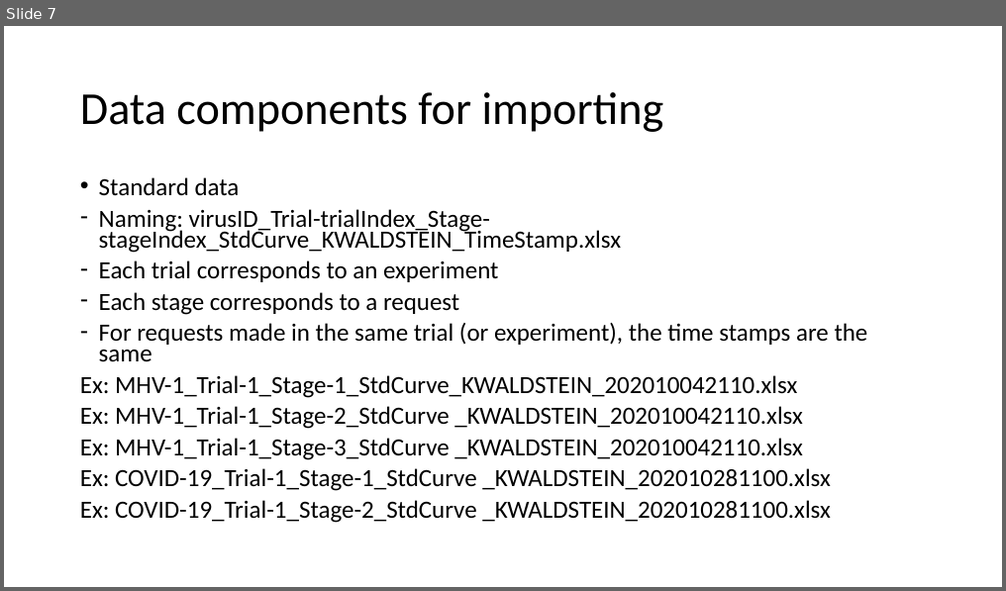
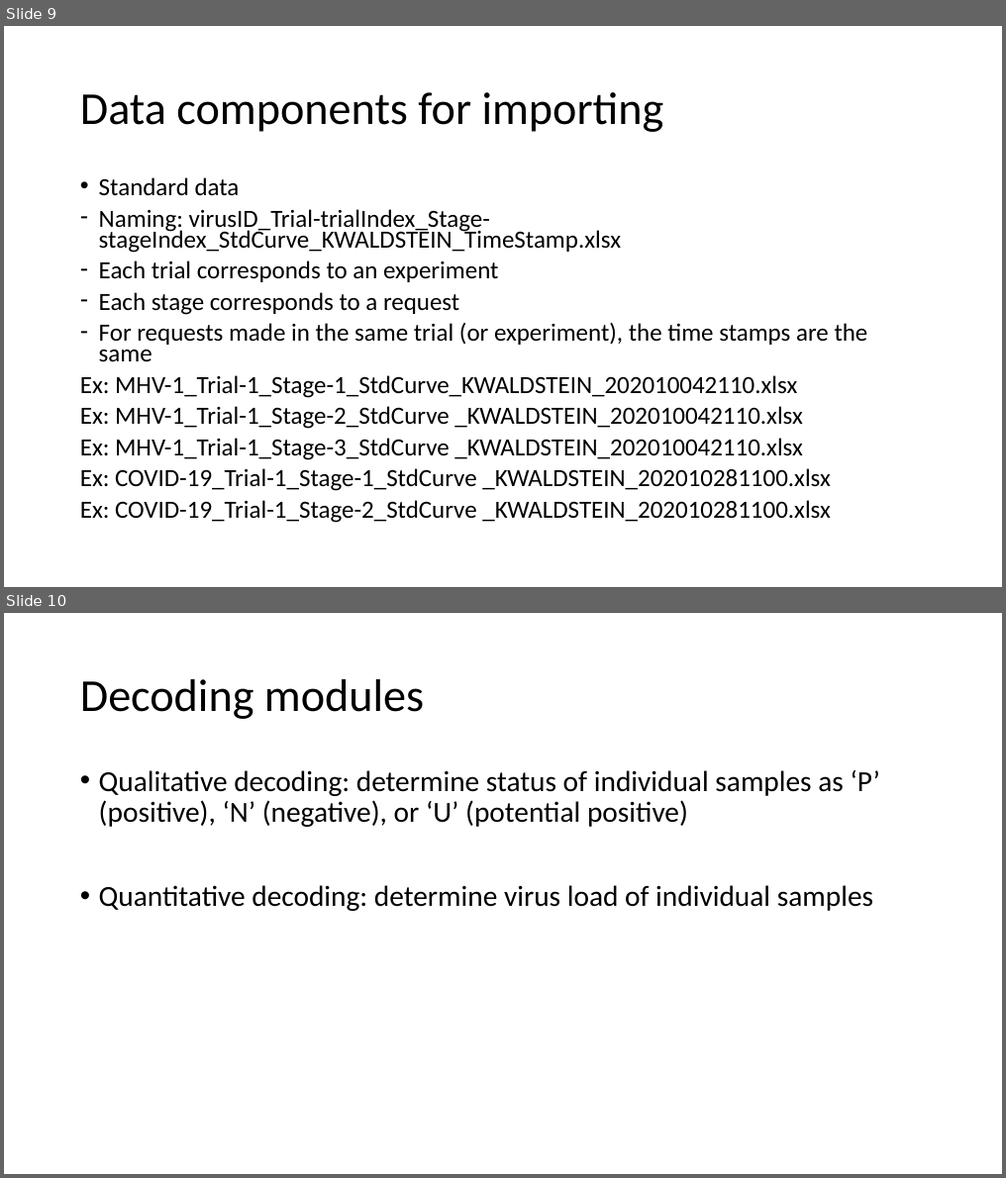
Before and after one commit to JAMES-YI/00_CS_Virus_Testing, a slide deck: 00_System_Architectures_JYI_20201122.pptx. Shown one above the other, each under a label of ours: slide 7 before the commit, slides 9 and 10 after it. The pictures are 1006x591 and 1006x1178 pixels, drawn with LibreOffice and Linux fonts; fonts in the diff are those of the drawing. Boxes give left, top, right and bottom in pixels: in the first picture for what was removed or moved away, otherwise in the second. Text is boxed around its words. In the diff, an @@ line names an element or a change of style, - is before the commit and + after.

```diff
--- a/00_System_Architectures_JYI_20201122.pptx
+++ b/00_System_Architectures_JYI_20201122.pptx
@@ slide 10 added at [4,613,1002,1174], background #FFFFFF @@
@@ title added at [80,679,424,719], 44 pt, text #000000 @@
+Decoding modules
@@ text added at [99,770,880,911], 28 pt, text #000000 @@
+• Qualitative decoding: determine status of individual samples as ‘P’ (positive), ‘N’ (negative), or ‘U’ (potential positive)
+• Quantitative decoding: determine virus load of individual samples
@@ what was slide 7 is now slide 9 @@
```
Also in this commit, not shown: 15 other slides added, 52 other files.
